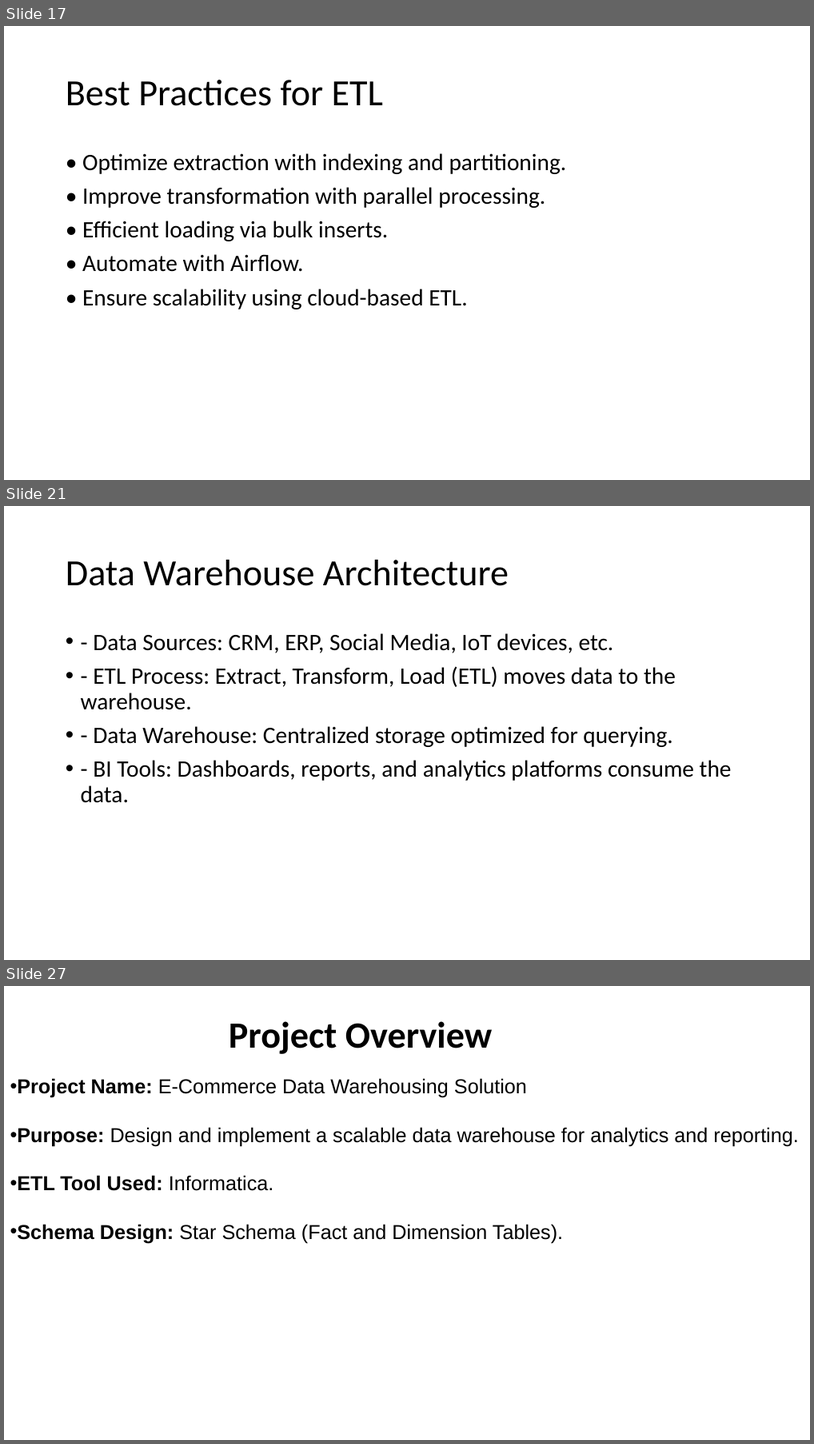
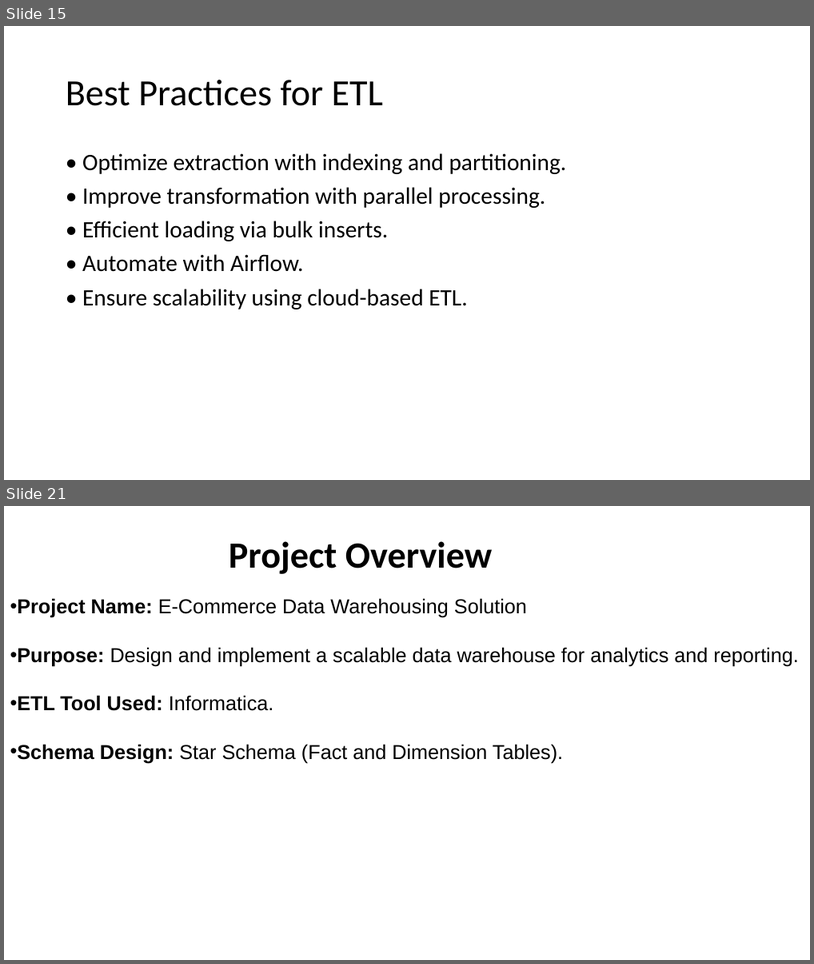
Before and after one commit to AbdulRahmanMohammedEid/E-commerce-Data-Warehouse, a slide deck: e commerce presentation.pptx. Shown one above the other, each under a label of ours: slides 17, 21 and 27 before the commit, slides 15 and 21 after it; the slides between them are not shown. The pictures are 814x1444 and 814x964 pixels, drawn with LibreOffice and Linux fonts; fonts in the diff are those of the drawing. Boxes give left, top, right and bottom in pixels: in the first picture for what was removed or moved away, otherwise in the second. Text is boxed around its words. In the diff, an @@ line names an element or a change of style, - is before the commit and + after.

```diff
--- a/e commerce presentation.pptx
+++ b/e commerce presentation.pptx
@@ slide 21 removed at (4,506,810,960), background #FFFFFF @@
@@ title removed at (66,560,509,586) @@
-Data Warehouse Architecture
@@ text removed at (81,633,732,803) @@
-• - Data Sources: CRM, ERP, Social Media, IoT devices, etc.
-• - ETL Process: Extract, Transform, Load (ETL) moves data to the warehouse.
-• - Data Warehouse: Centralized storage optimized for querying.
-• - BI Tools: Dashboards, reports, and analytics platforms consume the data.
@@ what was slide 17 is now slide 15 @@
@@ what was slide 27 is now slide 21 @@
```
Also in this commit, not shown: 2 slides changed, 7 slides added, 12 other slides removed.
